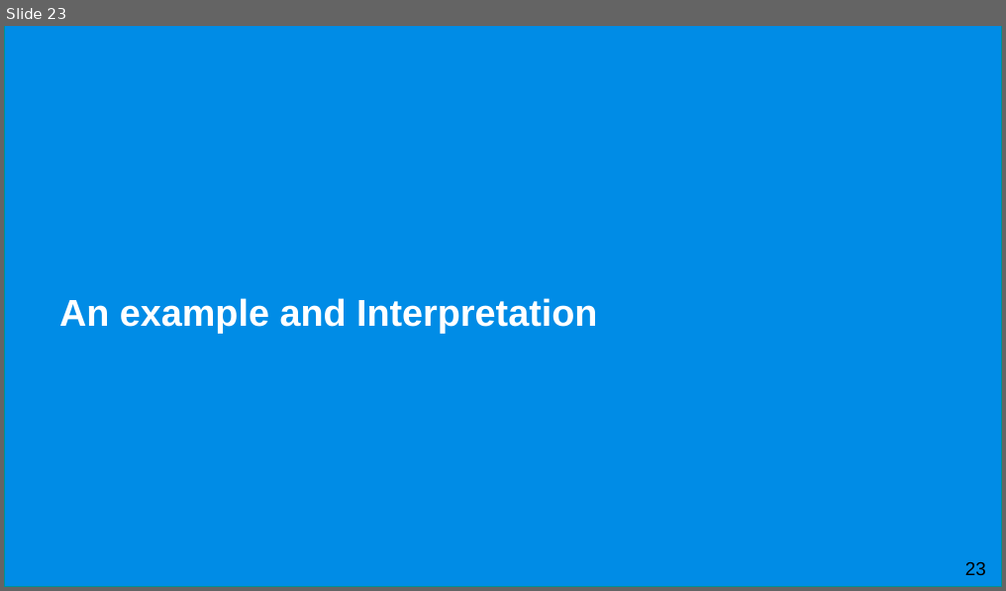
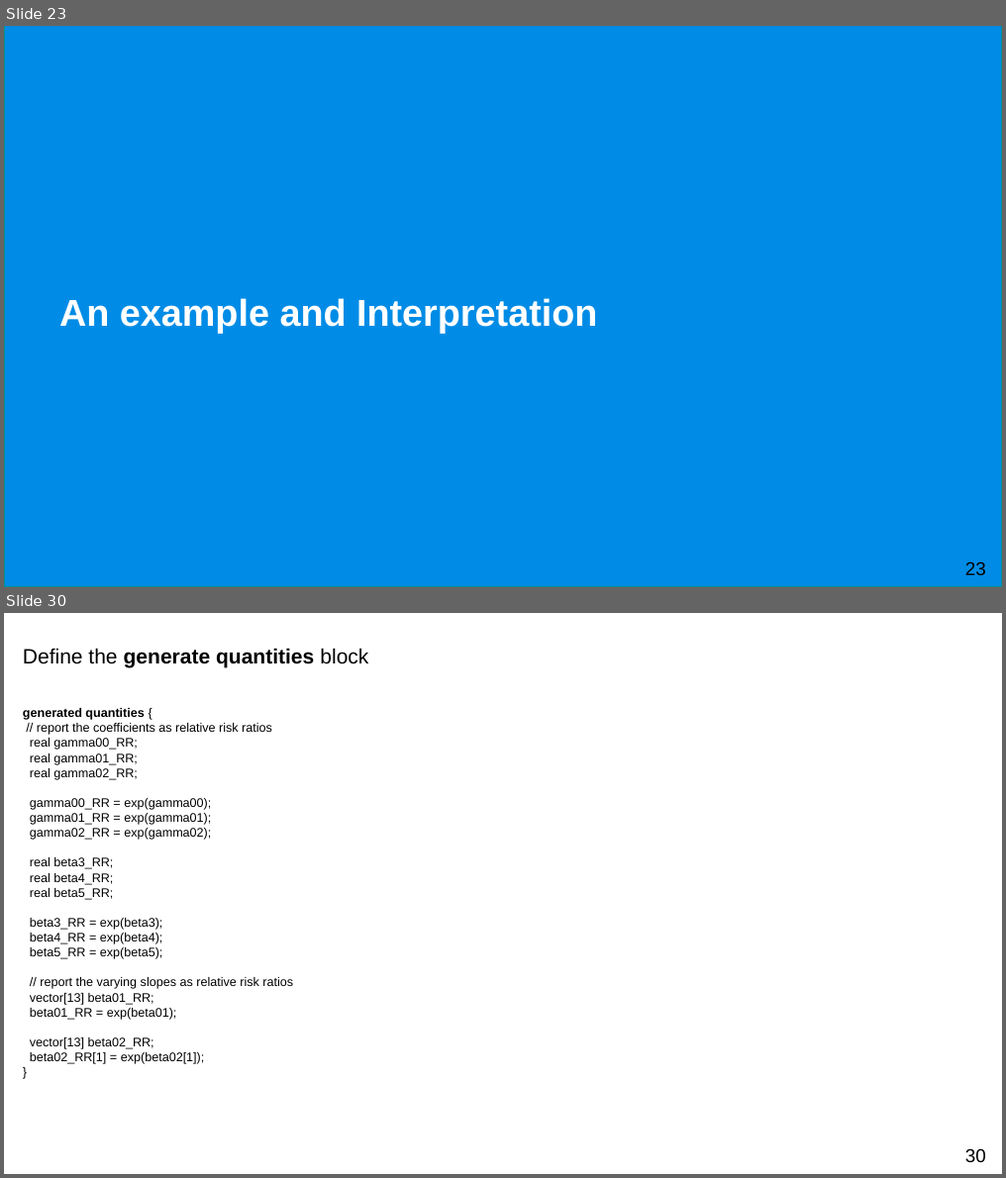
Before and after one commit to UCLPG-MSC-SGDS/GEOG0125, a slide deck: Lecture_notes_ppt/GEOG0125 Week 7 Lecture - Bayesian Hierarchical Models.pptx. Shown one above the other, each under a label of ours: slide 23 before the commit, slides 23 and 30 after it; the slides between them are not shown. The pictures are 1006x591 and 1006x1178 pixels, drawn with LibreOffice and Linux fonts; fonts in the diff are those of the drawing; background and template pictures are left out. Boxes give left, top, right and bottom in pixels: in the first picture for what was removed or moved away, otherwise in the second. Text is boxed around its words. In the diff, an @@ line names an element or a change of style, - is before the commit and + after.

```diff
--- a/Lecture_notes_ppt/GEOG0125 Week 7 Lecture - Bayesian Hierarchical Models.pptx
+++ b/Lecture_notes_ppt/GEOG0125 Week 7 Lecture - Bayesian Hierarchical Models.pptx
@@ slide 30 added at (4, 613, 1002, 1174), background #FFFFFF @@
@@ text added at (23, 648, 368, 667), 20 pt, text #000000, bold @@
+Define the generate quantities block
@@ text added at (23, 708, 293, 1064), 12 pt, text #000000 @@
+generated quantities {
+// report the coefficients as relative risk ratios
+real gamma00_RR;
+real gamma01_RR;
+real gamma02_RR;
+gamma00_RR = exp(gamma00);
+gamma01_RR = exp(gamma01);
+gamma02_RR = exp(gamma02);
+real beta3_RR;
+real beta4_RR;
+real beta5_RR;
+beta3_RR = exp(beta3);
+beta4_RR = exp(beta4);
+beta5_RR = exp(beta5);
+// report the varying slopes as relative risk ratios
+vector[13] beta01_RR;
+beta01_RR = exp(beta01);
+vector[13] beta02_RR;
+beta02_RR[1] = exp(beta02[1]);
+}
@@ page number added at (965, 1149, 986, 1163), 18 pt, text #000000 @@
+30
```
Also in this commit, not shown: 11 slides changed, 4 other slides added, 3 slides removed, 2 other files.
